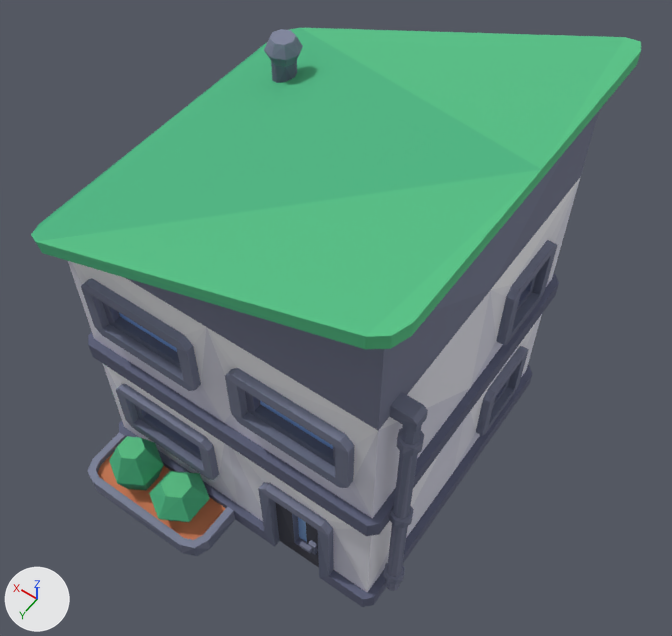
The glTF model client/public/models/batiments/house_k.glb: old version first, new version second.
Rendered twice from a 50 mm camera at (-0.838, 1.088, 2.232) aimed at (-0.068, 0.01, 0.538). Lighting does not change. The marker at lower left points along +X, +Y and +Z. The picture after the commit comes second. Vertices at exactly the same position are counted once.

Names of what the first picture shows: 'house_k'.
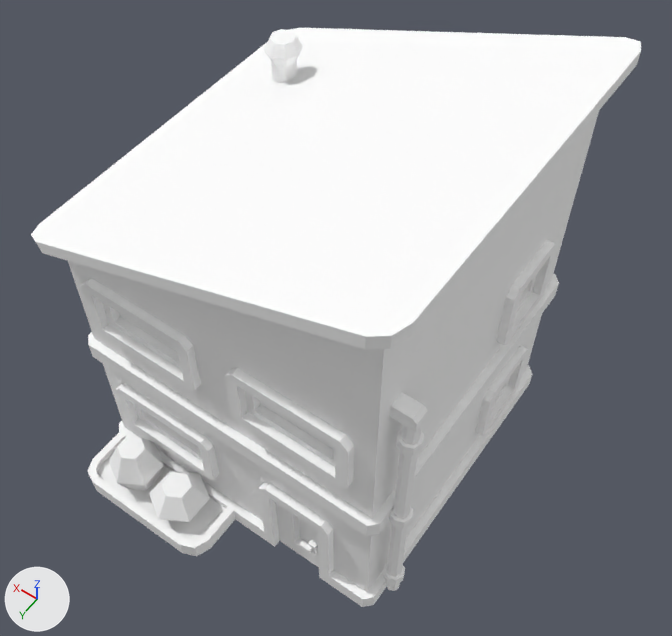
The change in detail:
me_house_k has 618 vertices, 1024 faces and spans x -0.46..0.46, y -0.51..0.51, z 0.0..1.15.
me_house_k is used by ob_house_k; location (0.0, 0.0, 0.0).
me_house_k part 1: 789 faces centred in x -0.458..0.423, y -0.482..0.51, z 0.0..1.0 are repainted in the vertex colours; the middle colour goes from greyish blue #6a7087 to white #ffffff.
me_house_k part 2: 126 faces centred in x -0.444..0.457, y -0.51..0.476, z 0.048..1.148 are repainted in the vertex colours; the middle colour goes from green #4bb181 to white #ffffff.
me_house_k part 3: 109 faces centred in x -0.397..0.403, y -0.46..0.34, z 0.067..0.773 are repainted in the vertex colours; the middle colour goes from white #e6e6ef to white #ffffff.

Where the change shows, as pixel boxes (x1, y1, x2, y2) in the pictures (672 x 636 px):
part 1 of me_house_k, recoloured (greyish blue to white)
    both: (81, 29, 599, 607)
part 2 of me_house_k, recoloured (green to white)
    both: (31, 28, 641, 542)
part 3 of me_house_k, recoloured
    both: (68, 178, 580, 592)
